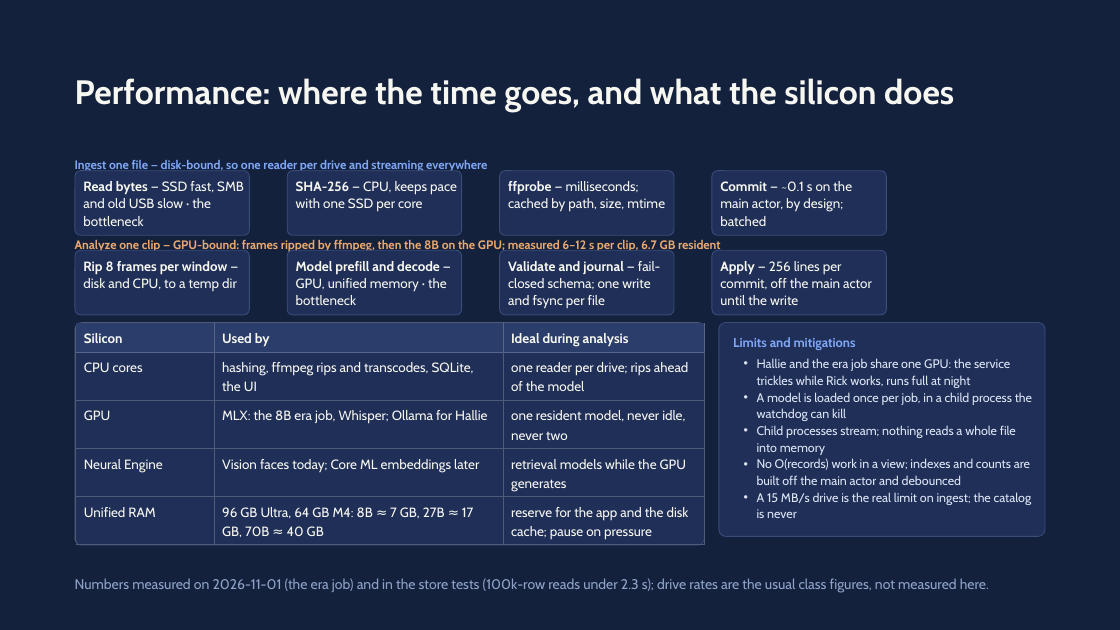
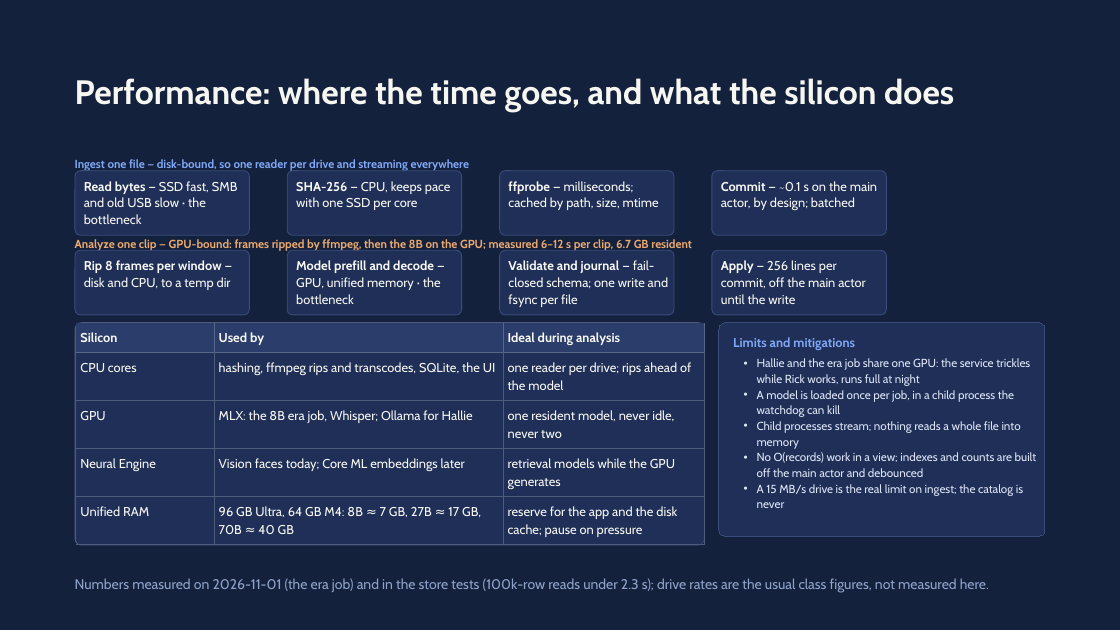
Before and after one commit to musicalengineer/VideoScan, a slide deck: slide 9 of docs/design/architecture_deck/VideoScan_Architecture_and_Design.pptx. Drawn at 1120x630 pixels with LibreOffice and Linux fonts; fonts in the diff are those of the drawing; background and template pictures are left out. Boxes give left, top, right and bottom in pixels: in the first picture for what was removed or moved away, otherwise in the second. Text is boxed around its words. In the diff, an @@ line names an element or a change of style, - is before the commit and + after.

```diff
--- a/docs/design/architecture_deck/VideoScan_Architecture_and_Design.pptx
+++ b/docs/design/architecture_deck/VideoScan_Architecture_and_Design.pptx
@@ text "Ingest one file — disk-bound, ..." at <box>75,159,470,171</box>: size 10.5 to 10 pt @@
@@ rounded rectangle added at <box>75,171,250,235</box>, fill #1F2F57, outline #3A4C7A 0.75 pt @@
@@ text "Read bytes — SSD fast, ...": place and size @@
-text "Read bytes — SSD fast, ..." at <box>75,171,250,235</box>
+text "Read bytes — SSD fast, ..." at <box>84,181,238,224</box>
@@ rounded rectangle added at <box>287,171,462,235</box>, fill #1F2F57, outline #3A4C7A 0.75 pt @@
@@ text "SHA-256 — CPU, keeps pace ...": place and size @@
-text "SHA-256 — CPU, keeps pace ..." at <box>287,171,462,235</box>
+text "SHA-256 — CPU, keeps pace ..." at <box>296,181,451,210</box>
@@ rounded rectangle added at <box>500,171,675,235</box>, fill #1F2F57, outline #3A4C7A 0.75 pt @@
@@ size 11.5 to 11 pt; fill #1F2F57 to none; outline #3A4C7A 0.75 pt to none in 8 elements at <box>84,181,238,224</box>, <box>721,181,877,210</box>, <box>84,260,231,290</box>, <box>296,260,441,304</box>, <box>721,260,865,304</box>, <box>508,260,668,307</box>, <box>296,181,451,210</box>, <box>508,181,659,210</box> @@
@@ text "ffprobe — milliseconds; cached by ...": place and size @@
-text "ffprobe — milliseconds; cached by ..." at <box>500,171,675,235</box>
+text "ffprobe — milliseconds; cached by ..." at <box>508,181,659,210</box>
@@ rounded rectangle added at <box>712,171,887,235</box>, fill #1F2F57, outline #3A4C7A 0.75 pt @@
@@ text "Commit — ~0.1 s on ...": place and size @@
-text "Commit — ~0.1 s on ..." at <box>712,171,887,235</box>
+text "Commit — ~0.1 s on ..." at <box>721,181,877,210</box>
@@ text "Analyze one clip — GPU-bound: ..." at <box>75,239,692,251</box>: size 10.5 to 10 pt @@
@@ rounded rectangle added at <box>75,250,250,315</box>, fill #1F2F57, outline #3A4C7A 0.75 pt @@
@@ text "Rip 8 frames per window ...": place and size @@
-text "Rip 8 frames per window ..." at <box>75,250,250,315</box>
+text "Rip 8 frames per window ..." at <box>84,260,231,290</box>
@@ rounded rectangle added at <box>287,250,462,315</box>, fill #1F2F57, outline #3A4C7A 0.75 pt @@
@@ text "Model prefill and decode — ...": place and size @@
-text "Model prefill and decode — ..." at <box>287,250,462,315</box>
+text "Model prefill and decode — ..." at <box>296,260,441,304</box>
@@ rounded rectangle added at <box>500,250,675,315</box>, fill #1F2F57, outline #3A4C7A 0.75 pt @@
@@ text "Validate and journal — fail-closed ...": place and size @@
-text "Validate and journal — fail-closed ..." at <box>500,250,675,315</box>
+text "Validate and journal — fail-closed ..." at <box>508,260,668,307</box>
@@ rounded rectangle added at <box>712,250,887,315</box>, fill #1F2F57, outline #3A4C7A 0.75 pt @@
@@ text "Apply — 256 lines per ...": place and size @@
-text "Apply — 256 lines per ..." at <box>712,250,887,315</box>
+text "Apply — 256 lines per ..." at <box>721,260,865,304</box>
@@ freeform shape at <box>75,323,705,546</box>: outline redrawn @@
@@ freeform shape at <box>75,323,705,546</box>: outline redrawn @@
@@ table at <box>76,323,704,545</box> @@
@@ size 11.5 to 11 pt @@
@@ text "Hallie and the era job ..." at <box>757,358,1037,508</box>: size 10.6 to 10 pt @@
```
Also in this commit, not shown: 8 other slides changed.
